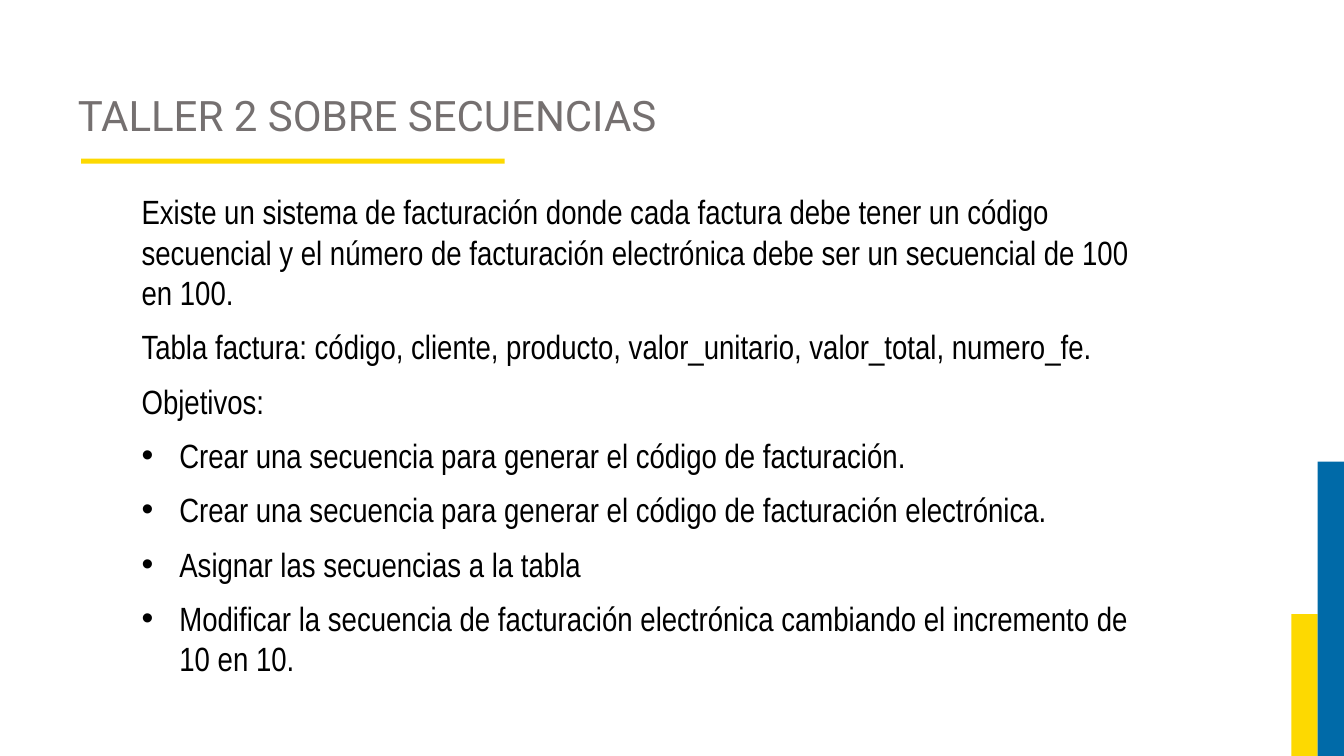
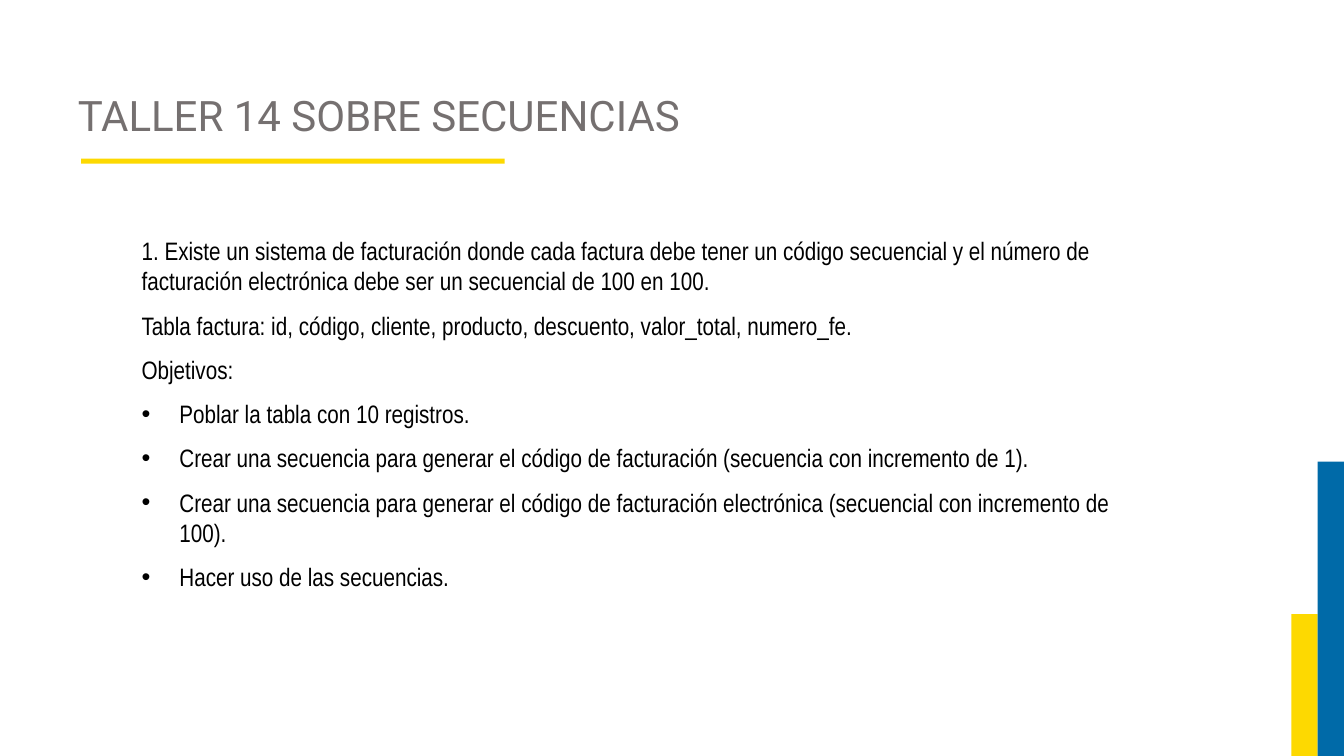
Before and after one commit to JorgeAlejandroAguirreGutierrez/proyecto-luis, a slide deck: slide 123 of Curso Base de Datos 2/DIAPOSITIVAS BASES DE DATOS 2.pptx (slide 136 before the commit). Drawn at 1344x756 pixels with LibreOffice and Linux fonts; fonts in the diff are those of the drawing; background and template pictures are left out. Boxes give left, top, right and bottom in pixels: in the first picture for what was removed or moved away, otherwise in the second. Text is boxed around its words. In the diff, an @@ line names an element or a change of style, - is before the commit and + after.

```diff
--- a/Curso Base de Datos 2/DIAPOSITIVAS BASES DE DATOS 2.pptx
+++ b/Curso Base de Datos 2/DIAPOSITIVAS BASES DE DATOS 2.pptx
@@ title at (78,101,679,132): text changed @@
-TALLER 2 SOBRE SECUENCIAS
+TALLER 14 SOBRE SECUENCIAS
@@ text at (142,241,1089,341): text changed; size 24 to 18 pt @@
-Existe un sistema de facturación donde cada factura debe tener un código secuencial y el número de facturación electrónica debe ser un secuencial de 100 en 100.
-Tabla factura: código, cliente, producto, valor_unitario, valor_total, numero_fe.
+1. Existe un sistema de facturación donde cada factura debe tener un código secuencial y el número de facturación electrónica debe ser un secuencial de 100 en 100.
+Tabla factura: id, código, cliente, producto, descuento, valor_total, numero_fe.
@@ text at (142,360,234,385): size 24 to 18 pt in "Objetivos:" @@
@@ text at (179,404,1109,587): text changed; size 24 to 18 pt @@
-• Crear una secuencia para generar el código de facturación.
-• Crear una secuencia para generar el código de facturación electrónica.
-• Asignar las secuencias a la tabla
-• Modificar la secuencia de facturación electrónica cambiando el incremento de 10 en 10.
+• Poblar la tabla con 10 registros.
+• Crear una secuencia para generar el código de facturación (secuencia con incremento de 1).
+• Crear una secuencia para generar el código de facturación electrónica (secuencial con incremento de 100).
+• Hacer uso de las secuencias.
```
Also in this commit, not shown: 19 other slides changed, 44 slides added, 20 slides removed, 13 other files.
